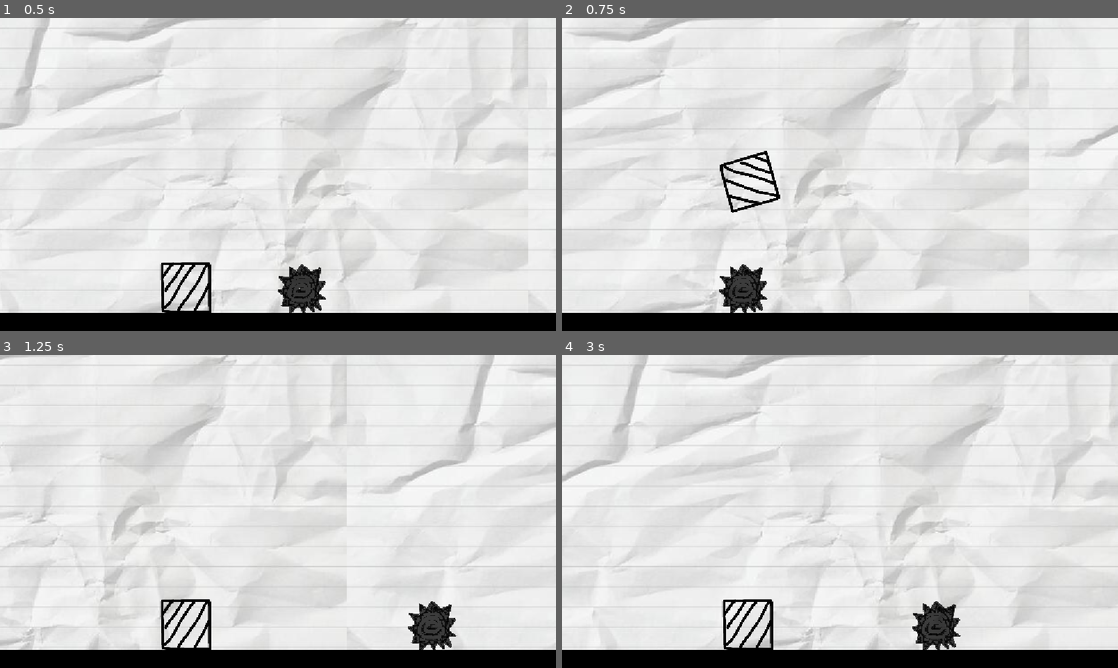
Above: before the commit, frames 1-4 (two rows, left to right).
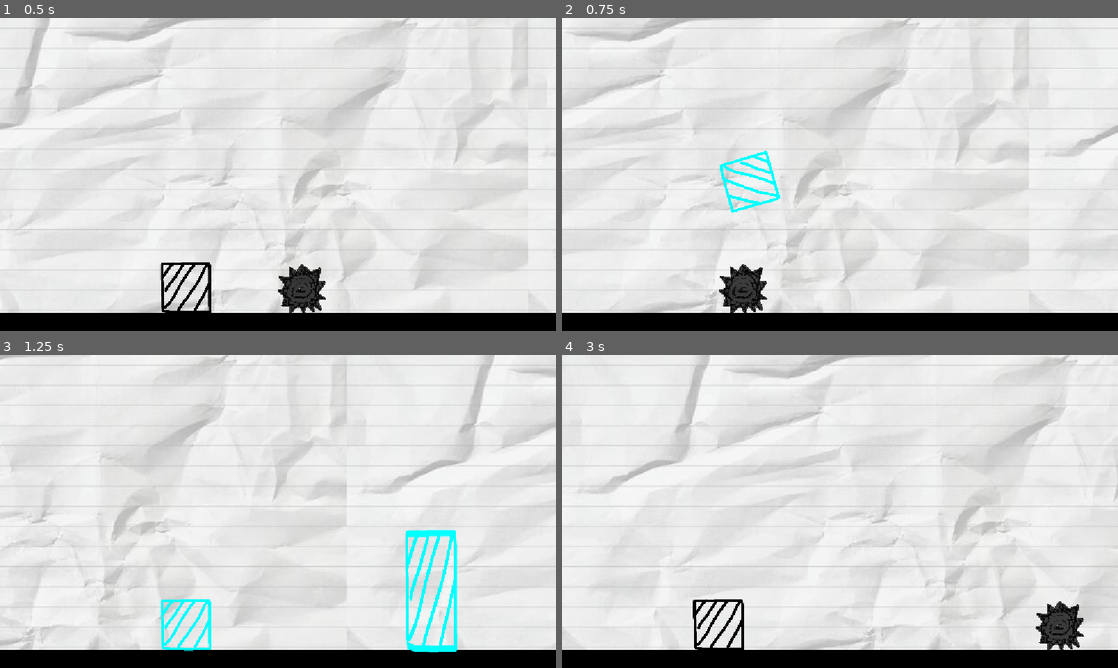
Above: after the commit, the same moments.

Repository: hanifaudah/jump-2
Game: Godot game, scene res://scenes/main.tscn
The game is run twice, just before and just after one commit, with the same random seed, the same clock (stepped at 60 frames per second) and the same inputs.
Inputs:
- Up to frame 1 (0.5 s): no input
- Up to frame 2 (0.75 s): tap Enter (ui_accept) at 0.5 s; hold Q (cyan, bound only after the commit) from 0.53 s (still down)
- Up to frame 3 (1.25 s): keep holding Q (cyan, bound only after the commit); tap Enter (ui_accept) at 0.77 s; tap E (magenta, bound only after the commit) at 0.8 s
- Up to frame 4 (3 s): release Q (cyan, bound only after the commit) at 1.28 s; tap E (magenta, bound only after the commit) at 1.35 s; tap Enter (ui_accept) at 1.52 s; tap R (yellow, bound only after the commit) at 1.55 s; hold R (yellow, bound only after the commit) 2.03-2.78 s; tap Q (cyan, bound only after the commit) at 2.3, 2.85 s

Frame 1 is identical in both runs. In frame 2, 0.6% of the frame differs, in the area x 28-40%, y 42-63%; in frame 3, 2.8%; in frame 4, 12%, in the area x 0-100%, y 0-95%.

Commit message:
add level 2

Diff:
--- a/project.godot
+++ b/project.godot
@@ -20,6 +20,31 @@
 window/stretch/mode="canvas_items"
 window/stretch/aspect="expand"
 
+[input]
+
+jump={
+"deadzone": 0.2,
+"events": [Object(InputEventKey,"resource_local_to_scene":false,"resource_name":"","device":-1,"window_id":0,"alt_pressed":false,"shift_pressed":false,"ctrl_pressed":false,"meta_pressed":false,"pressed":false,"keycode":0,"physical_keycode":32,"key_label":0,"unicode":32,"location":0,"echo":false,"script":null)
+, Object(InputEventKey,"resource_local_to_scene":false,"resource_name":"","device":-1,"window_id":0,"alt_pressed":false,"shift_pressed":false,"ctrl_pressed":false,"meta_pressed":false,"pressed":false,"keycode":0,"physical_keycode":4194320,"key_label":0,"unicode":0,"location":0,"echo":false,"script":null)
+, Object(InputEventKey,"resource_local_to_scene":false,"resource_name":"","device":-1,"window_id":0,"alt_pressed":false,"shift_pressed":false,"ctrl_pressed":false,"meta_pressed":false,"pressed":false,"keycode":0,"physical_keycode":87,"key_label":0,"unicode":119,"location":0,"echo":false,"script":null)
+]
+}
+cyan={
+"deadzone": 0.2,
+"events": [Object(InputEventKey,"resource_local_to_scene":false,"resource_name":"","device":-1,"window_id":0,"alt_pressed":false,"shift_pressed":false,"ctrl_pressed":false,"meta_pressed":false,"pressed":false,"keycode":0,"physical_keycode":81,"key_label":0,"unicode":113,"location":0,"echo":false,"script":null)
+]
+}
+magenta={
+"deadzone": 0.2,
+"events": [Object(InputEventKey,"resource_local_to_scene":false,"resource_name":"","device":-1,"window_id":0,"alt_pressed":false,"shift_pressed":false,"ctrl_pressed":false,"meta_pressed":false,"pressed":false,"keycode":0,"physical_keycode":69,"key_label":0,"unicode":101,"location":0,"echo":false,"script":null)
+]
+}
+yellow={
+"deadzone": 0.2,
+"events": [Object(InputEventKey,"resource_local_to_scene":false,"resource_name":"","device":-1,"window_id":0,"alt_pressed":false,"shift_pressed":false,"ctrl_pressed":false,"meta_pressed":false,"pressed":false,"keycode":0,"physical_keycode":82,"key_label":0,"unicode":114,"location":0,"echo":false,"script":null)
+]
+}
+
 [physics]
 
 3d/physics_engine="Jolt Physics"
--- /dev/null
+++ b/scenes/color_wall.tscn
@@ -0,0 +1,32 @@
+[gd_scene format=3 uid="uid://c1uakvgq0caoh"]
+
+[ext_resource type="Texture2D" uid="uid://bts1ko4c5dc2g" path="res://assets/player_sprite.png" id="1_bp4lu"]
+[ext_resource type="Script" uid="uid://bqpdp3s5aysi7" path="res://scripts/color_wall.gd" id="1_ndbe1"]
+
+[sub_resource type="RectangleShape2D" id="RectangleShape2D_weytg"]
+size = Vector2(100, 260)
+
+[node name="ColorWall" type="StaticBody2D" unique_id=580985053]
+script = ExtResource("1_ndbe1")
+
+[node name="ColorRect" type="ColorRect" parent="." unique_id=472356390]
+anchors_preset = 8
+anchor_left = 0.5
+anchor_top = 0.5
+anchor_right = 0.5
+anchor_bottom = 0.5
+offset_left = -50.0
+offset_top = -125.0
+offset_right = 50.0
+offset_bottom = 125.0
+grow_horizontal = 2
+grow_vertical = 2
+color = Color(0.23137255, 1, 1, 0)
+
+[node name="CollisionShape2D" type="CollisionShape2D" parent="." unique_id=1326348395]
+shape = SubResource("RectangleShape2D_weytg")
+
+[node name="Sprite2D" type="Sprite2D" parent="." unique_id=389477316]
+position = Vector2(-1.9073486e-06, 4.9999866)
+scale = Vector2(0.40517244, 0.9602649)
+texture = ExtResource("1_bp4lu")
--- a/scenes/level1.tscn
+++ b/scenes/level1.tscn
@@ -1,13 +1,11 @@
 [gd_scene format=3 uid="uid://dhshh1vyawgji"]
 
-[ext_resource type="Script" uid="uid://c1c64sv0gsvyo" path="res://scripts/level1.gd" id="1_jwv3a"]
 [ext_resource type="PackedScene" uid="uid://chk45sbe53y14" path="res://scenes/floor.tscn" id="2_dopym"]
 [ext_resource type="PackedScene" uid="uid://b72p38rfwlfch" path="res://scenes/player.tscn" id="3_ootpb"]
 [ext_resource type="PackedScene" uid="uid://cfhfibutt7ox6" path="res://scenes/rock.tscn" id="4_dwgg1"]
 [ext_resource type="PackedScene" uid="uid://e5ewcmd2ajwt" path="res://scenes/finish_line.tscn" id="5_ru4tf"]
 
 [node name="Level1" type="Node2D" unique_id=963956770]
-script = ExtResource("1_jwv3a")
 
 [node name="Floor" parent="." unique_id=1536830416 instance=ExtResource("2_dopym")]
 position = Vector2(0, 610)
--- /dev/null
+++ b/scenes/level2.tscn
@@ -0,0 +1,46 @@
+[gd_scene format=3 uid="uid://b4f5j0u8r1dry"]
+
+[ext_resource type="PackedScene" uid="uid://chk45sbe53y14" path="res://scenes/floor.tscn" id="2_yqkch"]
+[ext_resource type="PackedScene" uid="uid://b72p38rfwlfch" path="res://scenes/player.tscn" id="3_6ep0u"]
+[ext_resource type="PackedScene" uid="uid://cfhfibutt7ox6" path="res://scenes/rock.tscn" id="4_hrcei"]
+[ext_resource type="PackedScene" uid="uid://c1uakvgq0caoh" path="res://scenes/color_wall.tscn" id="5_alqfr"]
+[ext_resource type="PackedScene" uid="uid://e5ewcmd2ajwt" path="res://scenes/finish_line.tscn" id="5_xa7n4"]
+
+[node name="Level2" type="Node2D" unique_id=963956770]
+
+[node name="Floor" parent="." unique_id=1536830416 instance=ExtResource("2_yqkch")]
+position = Vector2(0, 610)
+scale = Vector2(6, 1)
+
+[node name="Line2D" type="Line2D" parent="." unique_id=1241511202]
+scale = Vector2(26.095, 1)
+points = PackedVector2Array(0, 600)
+width = 6.0
+default_color = Color(0, 0, 0, 1)
+
+[node name="Player" parent="." unique_id=35438079 instance=ExtResource("3_6ep0u")]
+position = Vector2(150, 560)
+speed = 1000.0
+
+[node name="StaticBody2D" parent="." unique_id=1739663039 instance=ExtResource("4_hrcei")]
+position = Vector2(1030, 560)
+
+[node name="StaticBody2D3" parent="." unique_id=118639133 instance=ExtResource("4_hrcei")]
+position = Vector2(3030, 560)
+
+[node name="StaticBody2D4" parent="." unique_id=1520956565 instance=ExtResource("4_hrcei")]
+position = Vector2(5000, 560)
+
+[node name="FinishLine" parent="." unique_id=809478107 instance=ExtResource("5_xa7n4")]
+position = Vector2(6900, 470)
+
+[node name="ColorWallCyan" parent="." unique_id=580985053 instance=ExtResource("5_alqfr")]
+position = Vector2(2050, 490)
+
+[node name="ColorWallMagenta" parent="." unique_id=2116916417 instance=ExtResource("5_alqfr")]
+position = Vector2(4010, 490)
+color_state = 1
+
+[node name="ColorWallYellow" parent="." unique_id=1896465606 instance=ExtResource("5_alqfr")]
+position = Vector2(5880, 490)
+color_state = 2
--- a/scenes/rock.tscn
+++ b/scenes/rock.tscn
@@ -1,7 +1,7 @@
 [gd_scene format=3 uid="uid://cfhfibutt7ox6"]
 
 [ext_resource type="Texture2D" uid="uid://6avfj33a470y" path="res://assets/rock.png" id="1_1di36"]
-[ext_resource type="Script" uid="uid://dxj5yoyidrrc3" path="res://scenes/rock.gd" id="1_mek2u"]
+[ext_resource type="Script" uid="uid://dxj5yoyidrrc3" path="res://scripts/rock.gd" id="1_mek2u"]
 
 [sub_resource type="RectangleShape2D" id="RectangleShape2D_l62v7"]
 size = Vector2(100, 100)
--- /dev/null
+++ b/scripts/color_service.gd
@@ -0,0 +1,11 @@
+class_name ColorService
+extends Node
+
+enum ColorState { CYAN, MAGENTA, YELLOW, BLACK }
+
+static func get_color(color_state: ColorState):
+	match color_state:
+		ColorState.CYAN: return Color.CYAN
+		ColorState.MAGENTA: return Color.MAGENTA
+		ColorState.YELLOW: return Color.YELLOW
+	return Color.BLACK
--- /dev/null
+++ b/scripts/color_wall.gd
@@ -0,0 +1,18 @@
+class_name ColorWall
+extends StaticBody2D
+
+@onready var sprite = $Sprite2D
+@export var color_state: ColorService.ColorState
+
+@onready var collision_shape = $CollisionShape2D
+
+func _ready():
+	var mat = ShaderMaterial.new()
+	mat.shader = load("res://scripts/player.gdshader")
+	mat.set_shader_parameter("tint", ColorService.get_color(color_state))
+	sprite.material = mat
+
+func set_player_collision(player_color_state: ColorService.ColorState):
+	var is_collision_disabled = player_color_state == color_state
+	print(is_collision_disabled)
+	collision_shape.set_deferred("disabled", is_collision_disabled)
--- a/scripts/level1.gd
+++ /dev/null
@@ -1 +0,0 @@
-extends Node2D
--- a/scripts/main.gd
+++ b/scripts/main.gd
@@ -7,6 +7,7 @@
 var finish_line: FinishLine
 var viewport_size: Vector2
 var offset: float
+var collor_walls: Array[ColorWall] = []
 
 func _ready():
 	viewport_size = get_viewport_rect().size
@@ -14,22 +15,31 @@
 	_render_background()
 
 	offset = -viewport_size.x * (1.0/3.0)
-	var level_scene = load("res://scenes/level1.tscn")
+	var level_scene = load("res://scenes/level2.tscn")
 	var level = level_scene.instantiate()
 	add_child(level)
 
 	player = level.get_node("Player") as Player
 	player.died.connect(_on_player_died)
 	player.level_completed.connect(_on_player_level_completed)
+	player.color_changed.connect(_on_player_color_changed)
 	player.position.x = player.get_width()
 
 	finish_line = level.get_node("FinishLine") as FinishLine
+
+	for child in level.get_children():
+		if child is ColorWall:
+			collor_walls.append(child)
 
 func _on_player_died():
 	get_tree().reload_current_scene()
 
 func _on_player_level_completed():
 	get_tree().reload_current_scene()
+
+func _on_player_color_changed():
+	for wall in collor_walls:
+		wall.set_player_collision(player.color_state)
 
 func _process(_delta):
 	if player:
--- a/scripts/player.gd
+++ b/scripts/player.gd
@@ -6,16 +6,45 @@
 @export var gravity_scale: float = 1.5
 @export var fall_multiplier: float = 1.6
 @export var spin_speed: float = 6.0   # radians per second (about 1 turn/sec)
+var color_state: ColorService.ColorState = ColorService.ColorState.BLACK
 
 @onready var sprite: Sprite2D = $Sprite2D
 
+var mat: ShaderMaterial
+
 signal died
 signal level_completed
+signal color_changed
 
 var gravity = ProjectSettings.get_setting("physics/2d/default_gravity")
 
 func _ready():
+	mat = ShaderMaterial.new()
+	mat.shader = load("res://scripts/player.gdshader")
+	sprite.material = mat
+
+	_update_color(ColorService.ColorState.BLACK)
 	velocity.x = speed
+
+func _update_color(new_color_state: ColorService.ColorState):
+	mat.set_shader_parameter("tint", ColorService.get_color(new_color_state))
+	color_state = new_color_state
+	color_change()
+
+func _handle_color_change():
+	if Input.is_action_pressed("cyan"):
+		_update_color(ColorService.ColorState.CYAN)
+		return
+
+	if Input.is_action_pressed("magenta"):
+		_update_color(ColorService.ColorState.MAGENTA)
+		return
+
+	if Input.is_action_pressed("yellow"):
+		_update_color(ColorService.ColorState.YELLOW)
+		return
+
+	_update_color(ColorService.ColorState.BLACK)
 
 func _physics_process(delta):
 	move_and_slide()
@@ -36,6 +65,8 @@
 	if Input.is_action_just_pressed("ui_accept") and is_on_floor():
 		velocity.y = -1 * jump_velocity
 
+	_handle_color_change()
+
 	for i in get_slide_collision_count():
 		var collider = get_slide_collision(i).get_collider()
 		if collider is Rock:
@@ -46,6 +77,12 @@
 			level_complete()
 			break
 
+		if collider is ColorWall:
+			var color_wall = collider as ColorWall
+			if color_wall.color_state != color_state:
+				die()
+				break
+
 func get_width():
 	return sprite.get_rect().size.x
 
@@ -54,3 +91,6 @@
 
 func level_complete():
 	level_completed.emit()
+
+func color_change():
+	color_changed.emit()
--- /dev/null
+++ b/scripts/player.gdshader
@@ -0,0 +1,7 @@
+shader_type canvas_item;
+uniform vec4 tint : source_color = vec4(1.0, 0.0, 0.0, 1.0);
+
+void fragment() {
+	float a = texture(TEXTURE, UV).a;
+	COLOR = vec4(tint.rgb, a * tint.a);
+}
Not shown, added: scripts/color_service.gd.uid
Not shown, added: scripts/color_wall.gd.uid
Not shown, removed: scripts/level1.gd.uid
Not shown, added: scripts/player.gdshader.uid
Renamed: scenes/rock.gd -> scripts/rock.gd
Renamed: scenes/rock.gd.uid -> scripts/rock.gd.uid
